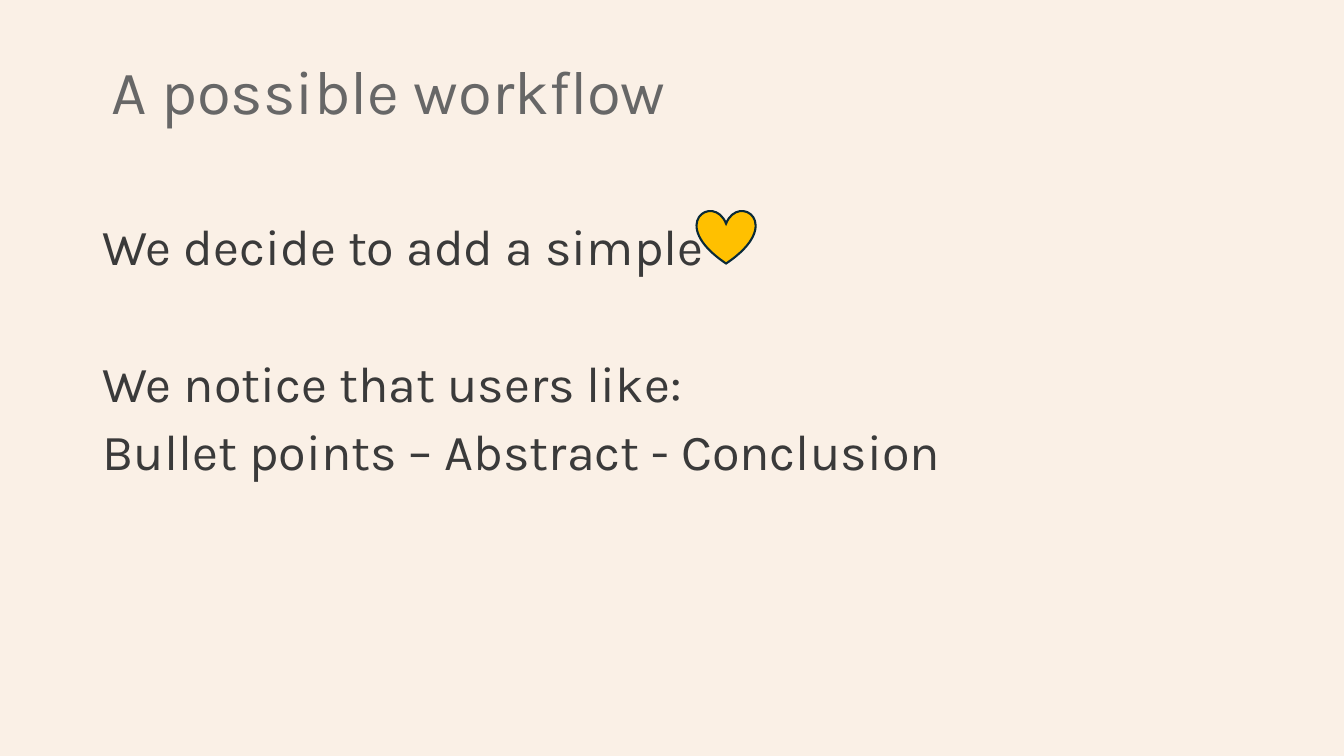
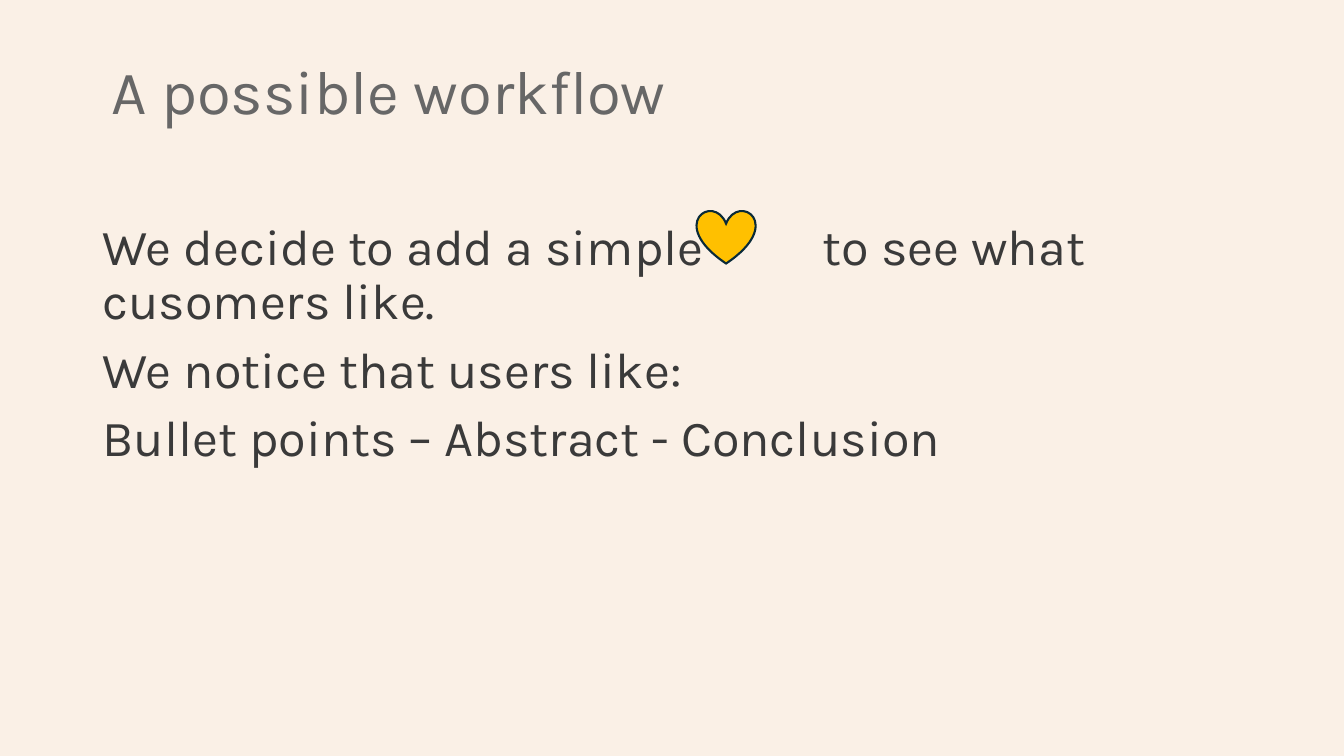
Before and after one commit to Python-Test-Engineer/eval-framework, a slide deck: slide 17 of PYDATA_SOUTHAMPTON_16SEP2025.pptx. Drawn at 1344x756 pixels with LibreOffice and Linux fonts; fonts in the diff are those of the drawing. Boxes give left, top, right and bottom in pixels: in the first picture for what was removed or moved away, otherwise in the second. Text is boxed around its words. In the diff, an @@ line names an element or a change of style, - is before the commit and + after.

```diff
--- a/PYDATA_SOUTHAMPTON_16SEP2025.pptx
+++ b/PYDATA_SOUTHAMPTON_16SEP2025.pptx
@@ text at (x1=102, y1=219, x2=1085, y2=320): text changed @@
-We decide to add a simple
+We decide to add a simple to see what cusomers like.
```
Also in this commit, not shown: 8 other slides changed, 1 other file.
